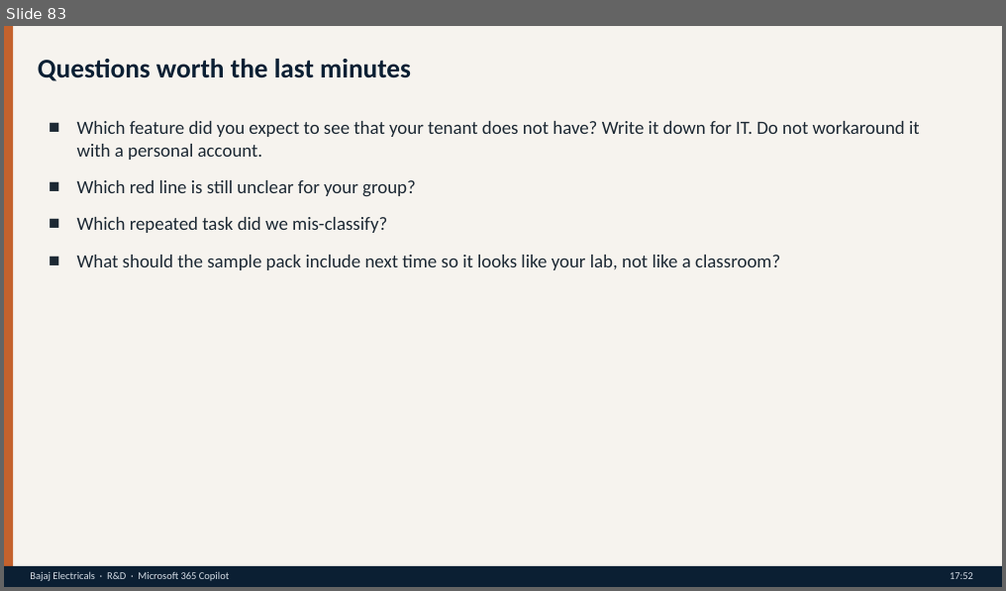
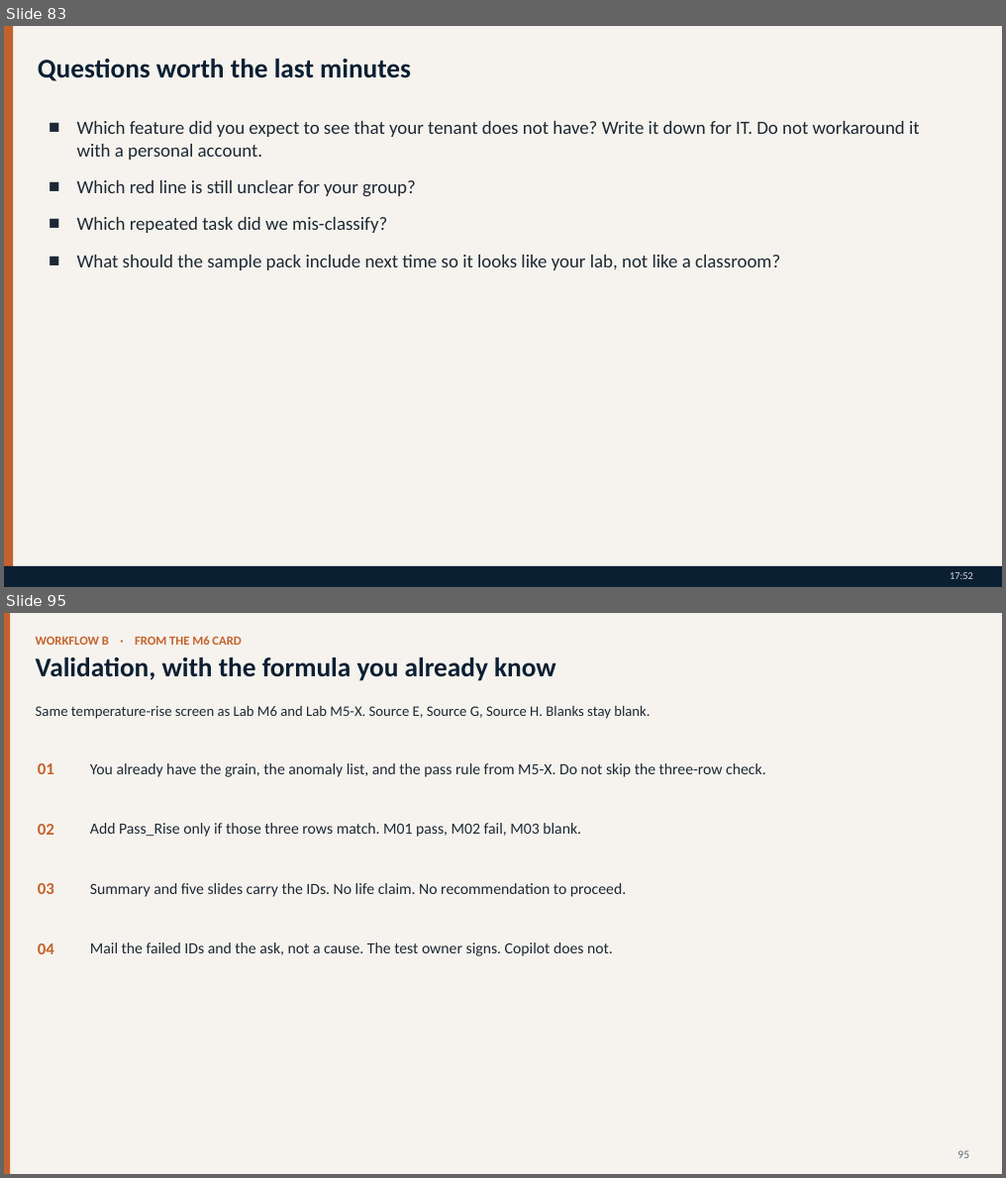
Before and after one commit to vikash-verma-profile/copiolot-bajaj-Tech, a slide deck: content/Copilot.pptx. Shown one above the other, each under a label of ours: slide 83 before the commit, slides 83 and 95 after it; the slides between them are not shown. The pictures are 1006x591 and 1006x1178 pixels, drawn with LibreOffice and Linux fonts; fonts in the diff are those of the drawing. Boxes give left, top, right and bottom in pixels: in the first picture for what was removed or moved away, otherwise in the second. Text is boxed around its words. In the diff, an @@ line names an element or a change of style, - is before the commit and + after.

```diff
--- a/content/Copilot.pptx
+++ b/content/Copilot.pptx
@@ slide 95 added at bbox=[4, 613, 1002, 1174], background #F6F3EE @@
@@ rectangle added at bbox=[4, 613, 10, 1174], fill #C4622D @@
@@ text added at bbox=[36, 636, 241, 645], 12 pt, text #C4622D, bold @@
+WORKFLOW B · FROM THE M6 CARD
@@ text added at bbox=[36, 658, 556, 681], 26 pt, text #0B1F33, bold @@
+Validation, with the formula you already know
@@ text added at bbox=[36, 705, 649, 719], 14 pt, text #1C2833 @@
+Same temperature-rise screen as Lab M6 and Lab M5-X. Source E, Source G, Source H. Blanks stay blank.
@@ text added at bbox=[38, 763, 54, 774], 16 pt, text #C4622D, bold @@
+01
@@ text added at bbox=[90, 763, 765, 777], 15 pt, text #1C2833 @@
+You already have the grain, the anomaly list, and the pass rule from M5-X. Do not skip the three-row check.
@@ text added at bbox=[38, 824, 54, 835], 16 pt, text #C4622D, bold @@
+02
@@ text added at bbox=[90, 823, 581, 837], 15 pt, text #1C2833 @@
+Add Pass_Rise only if those three rows match. M01 pass, M02 fail, M03 blank.
@@ text added at bbox=[38, 883, 54, 894], 16 pt, text #C4622D, bold @@
+03
@@ text added at bbox=[90, 883, 626, 897], 15 pt, text #1C2833 @@
+Summary and five slides carry the IDs. No life claim. No recommendation to proceed.
@@ text added at bbox=[38, 944, 54, 955], 16 pt, text #C4622D, bold @@
+04
@@ text added at bbox=[90, 943, 613, 957], 15 pt, text #1C2833 @@
+Mail the failed IDs and the ask, not a cause. The test owner signs. Copilot does not.
@@ text added at bbox=[957, 1151, 969, 1158], 11 pt, text #5C6B7A @@
+95
@@ slide 83 changed as well @@
@@ text removed at bbox=[30, 571, 229, 581] @@
-Bajaj Electricals · R&D · Microsoft 365 Copilot
```
Also in this commit, not shown: 67 other slides changed, 31 other slides added, 8 other files.
